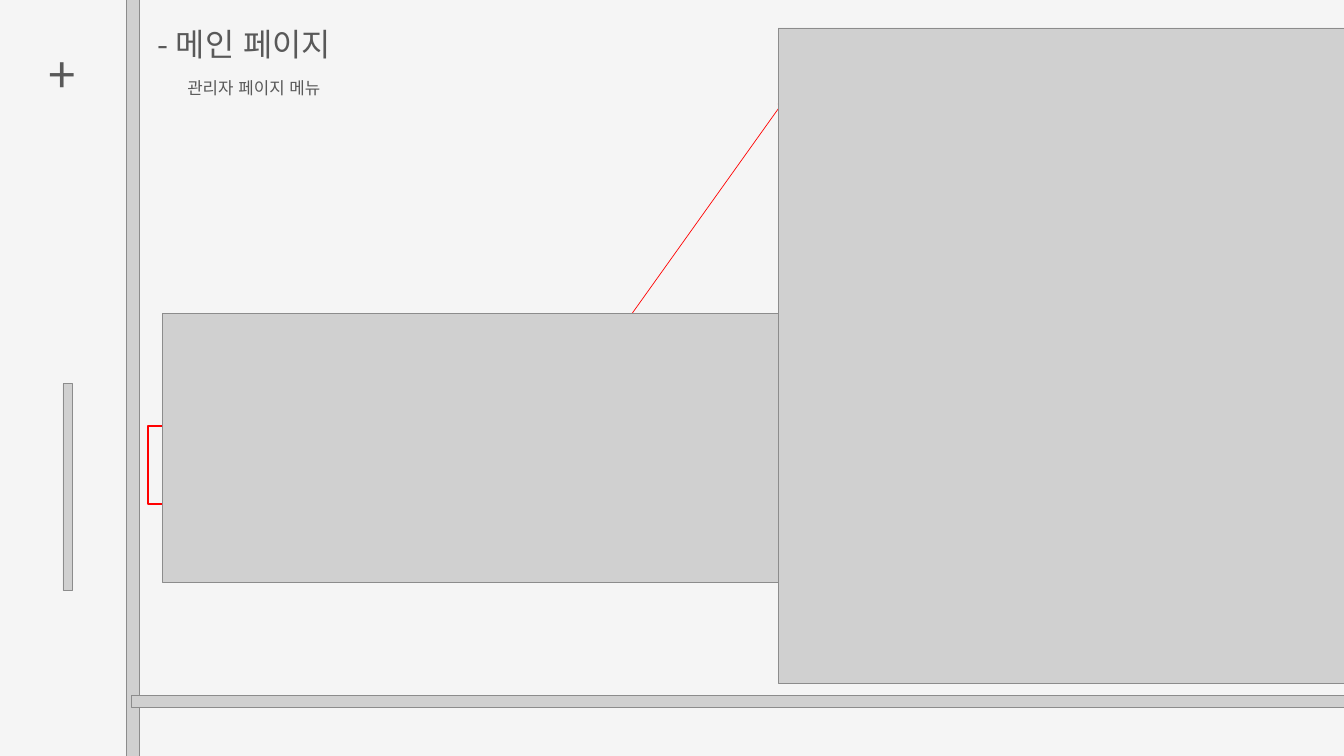
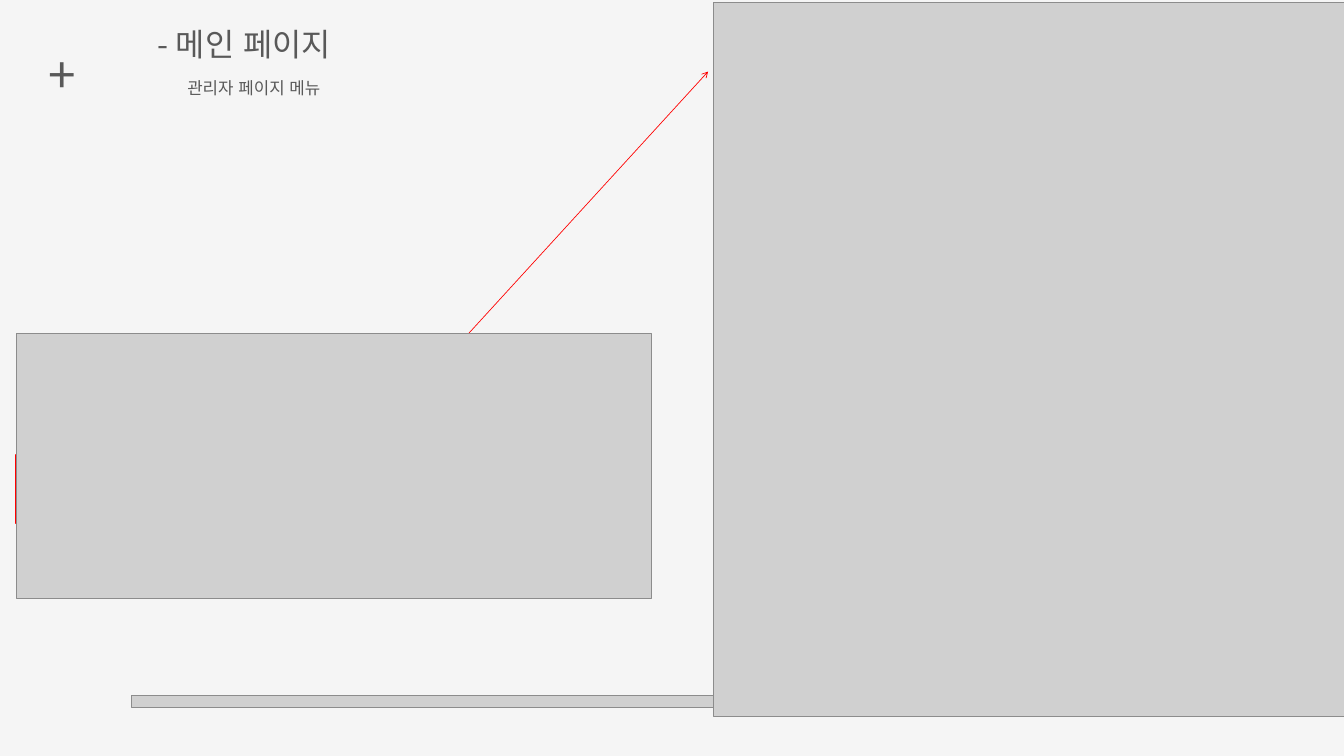
Before and after one commit to Ellie-Jung/IceCream-OrderSystem-mini-project, a slide deck: slide 14 of 나자바아이스크림가게_.pptx. Drawn at 1344x756 pixels with LibreOffice and Linux fonts; fonts in the diff are those of the drawing; grey boxes stand for pictures. Boxes give left, top, right and bottom in pixels: in the first picture for what was removed or moved away, otherwise in the second. Text is boxed around its words. In the diff, an @@ line names an element or a change of style, - is before the commit and + after.

```diff
--- a/나자바아이스크림가게_.pptx
+++ b/나자바아이스크림가게_.pptx
@@ picture removed at (127,0,139,756) @@
@@ picture: place and size @@
-picture at (778,28,1344,683)
+picture at (714,3,1344,717)
@@ arrow moved from (560, 415) - (784, 101) to (439, 366) - (708, 72) @@
@@ picture: place and size @@
-picture at (163,314,806,583)
+picture at (17,333,652,598)
@@ picture removed at (63,384,73,591) @@
@@ rectangle: place and size @@
-rectangle at (149,425,806,504)
+rectangle at (16,455,652,523)
```
Also in this commit, not shown: 20 other slides changed.
